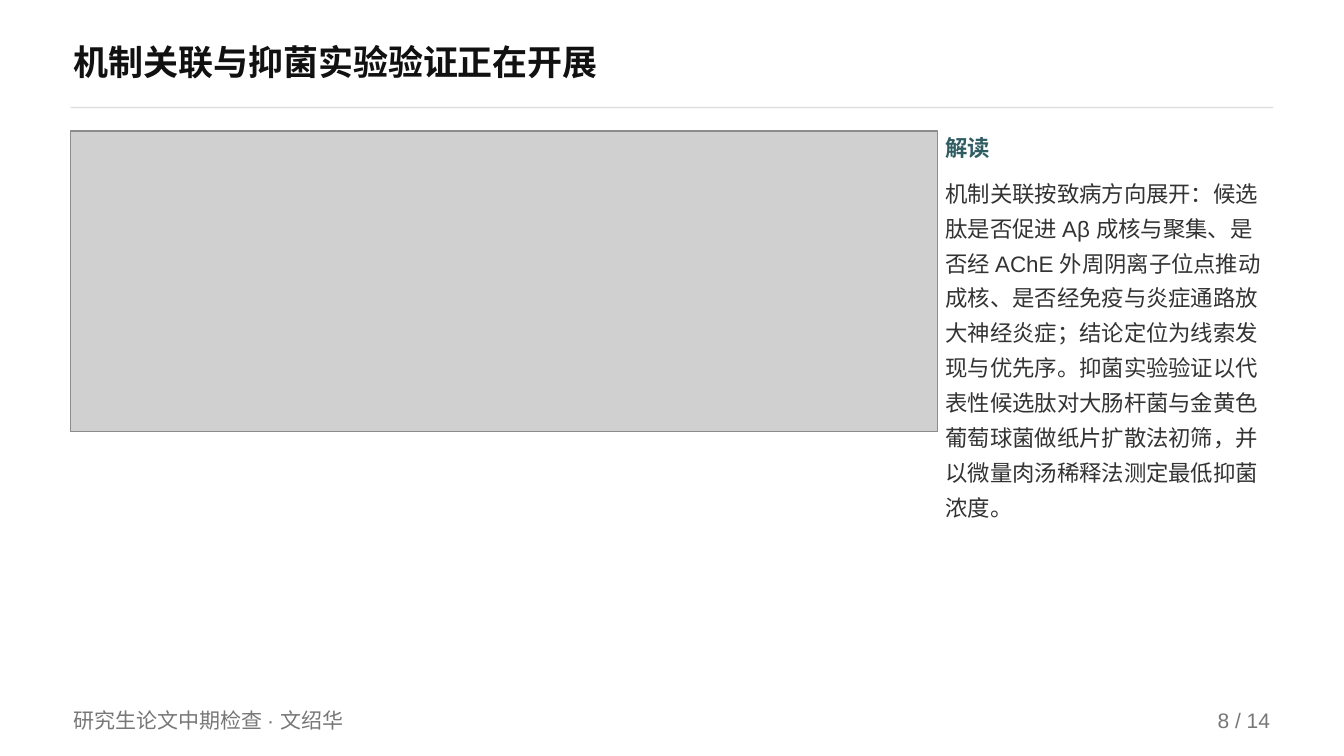
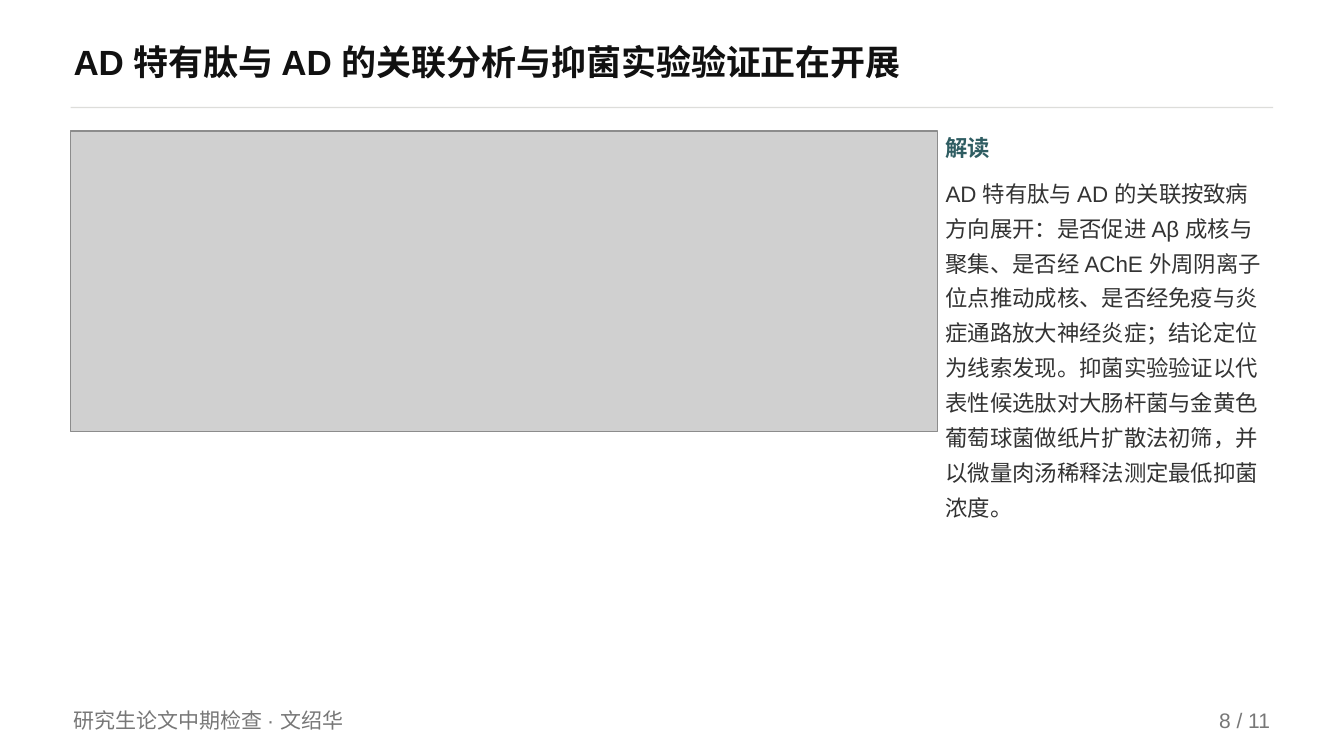
Before and after one commit to mqgg5630-cyber/zhongqi, a slide deck: slide 8 of 中间版2/中期答辩_H_nature风.pptx. Drawn at 1344x756 pixels with LibreOffice and Linux fonts; fonts in the diff are those of the drawing; grey boxes stand for pictures. Boxes give left, top, right and bottom in pixels: in the first picture for what was removed or moved away, otherwise in the second. Text is boxed around its words. In the diff, an @@ line names an element or a change of style, - is before the commit and + after.

Commit message:
PPT/docx 按老师意见整改：AD 特异性特有肽、删减三页、补检查小组
- 研究对象统一为“AD 特异性特有抗菌肽”（AD 组特有）：流程页第 ⑨/⑩ 步、
  去重页、机制页、A/B—G 各版 PPT 与 4 份 docx、（60 条文献的）机制说明一致
- 关联分析落点改为“AD 特有肽与 AD 的关联”，全仓不再出现“给出候选优先序”
- 中间版 2（最终答辩 PPT）删掉“与开题计划相比”“八个问题逐一作答”“文献支撑一览”
  三页，机制页只留七环逻辑链与 AChE–Aβ 动力学，共 11 页，谢谢页仍在最后
- 流程页写明 MetaBAT2 · MaxBin2 · CONCOCT 三个分箱算法 + metaWRAP 提纯
- 检查小组成员填入 4 份 docx 与单页签字页：组长 李向阳，组员 江婷婷、孙杰、高洪伟
- 新增文献 [59] iScience 2026、[60] Front Aging Neurosci 2024 支撑“AD 组特异”，
  并把“无 AD 特有抗菌肽直接报道”写成边界
- check_all / check_ppt / check_layout / check_consistency / check_ps1 全通过（0 soft warning）

```diff
--- a/中间版2/中期答辩_H_nature风.pptx
+++ b/中间版2/中期答辩_H_nature风.pptx
@@ text at (74, 45, 901, 79): text changed @@
-机制关联与抑菌实验验证正在开展
+AD 特有肽与 AD 的关联分析与抑菌实验验证正在开展
@@ text at (946, 183, 1261, 518): text changed @@
-机制关联按致病方向展开：候选肽是否促进 Aβ 成核与聚集、是否经 AChE 外周阴离子位点推动成核、是否经免疫与炎症通路放大神经炎症；结论定位为线索发现与优先序。抑菌实验验证以代表性候选肽对大肠杆菌与金黄色葡萄球菌做纸片扩散法初筛，并以微量肉汤稀释法测定最低抑菌浓度。
+AD 特有肽与 AD 的关联按致病方向展开：是否促进 Aβ 成核与聚集、是否经 AChE 外周阴离子位点推动成核、是否经免疫与炎症通路放大神经炎症；结论定位为线索发现。抑菌实验验证以代表性候选肽对大肠杆菌与金黄色葡萄球菌做纸片扩散法初筛，并以微量肉汤稀释法测定最低抑菌浓度。
@@ text at (1219, 713, 1270, 728): text changed @@
-8 / 14
+8 / 11
```
Also in this commit, not shown: 10 other slides changed, 3 slides removed, 46 other files.
